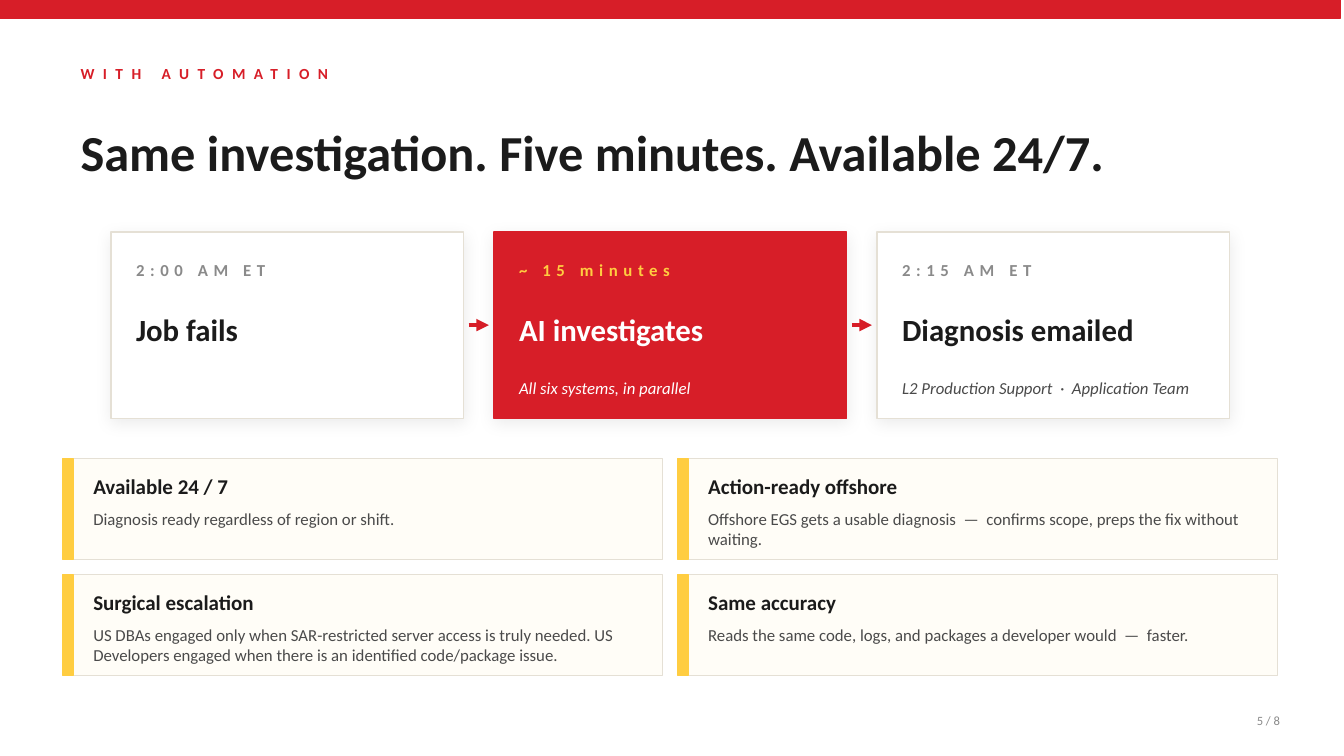
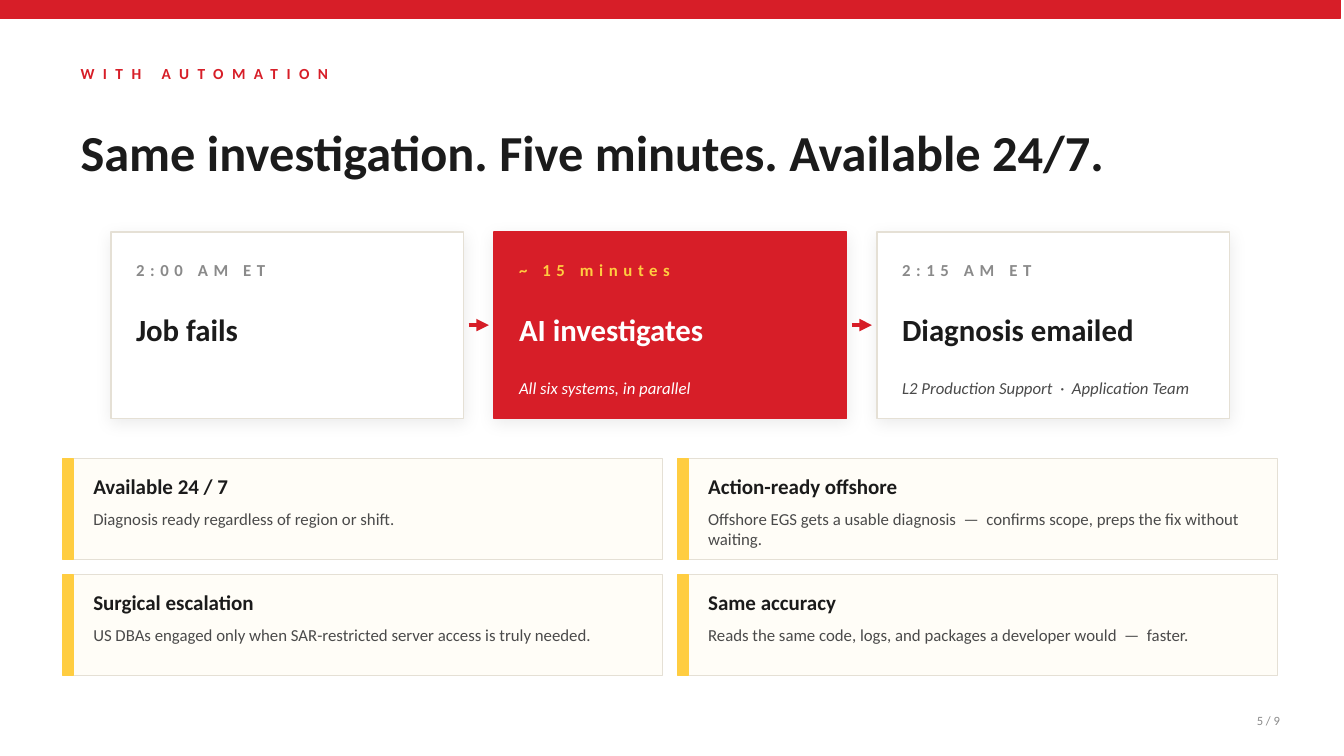
Before and after one commit to Snuthakki21/Copilot-docs, a slide deck: slide 5 of ppt/ETL_Incident_Diagnosis_Deck.pptx. Drawn at 1344x756 pixels with LibreOffice and Linux fonts; fonts in the diff are those of the drawing. Boxes give left, top, right and bottom in pixels: in the first picture for what was removed or moved away, otherwise in the second. Text is boxed around its words. In the diff, an @@ line names an element or a change of style, - is before the commit and + after.

```diff
--- a/ppt/ETL_Incident_Diagnosis_Deck.pptx
+++ b/ppt/ETL_Incident_Diagnosis_Deck.pptx
@@ text at bbox=[93, 629, 591, 644]: text changed @@
-US DBAs engaged only when SAR-restricted server access is truly needed. US Developers engaged when there is an identified code/package issue.
+US DBAs engaged only when SAR-restricted server access is truly needed.
```
Also in this commit, not shown: 6 other slides changed, 1 slide added.
